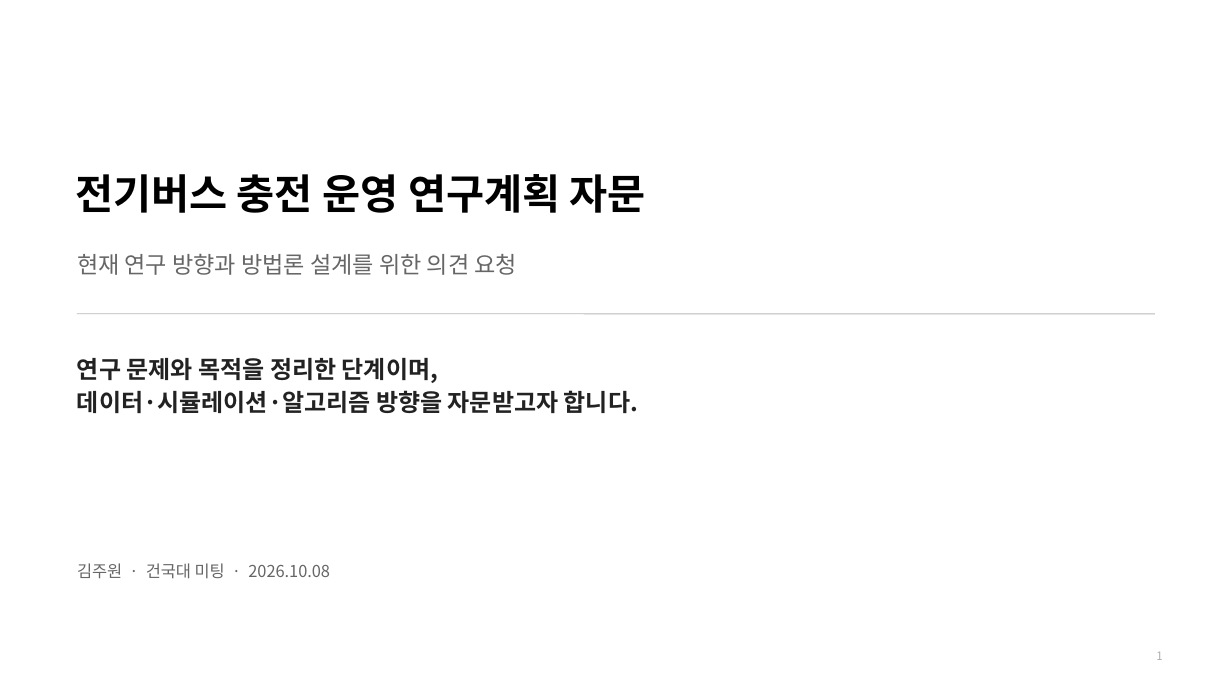
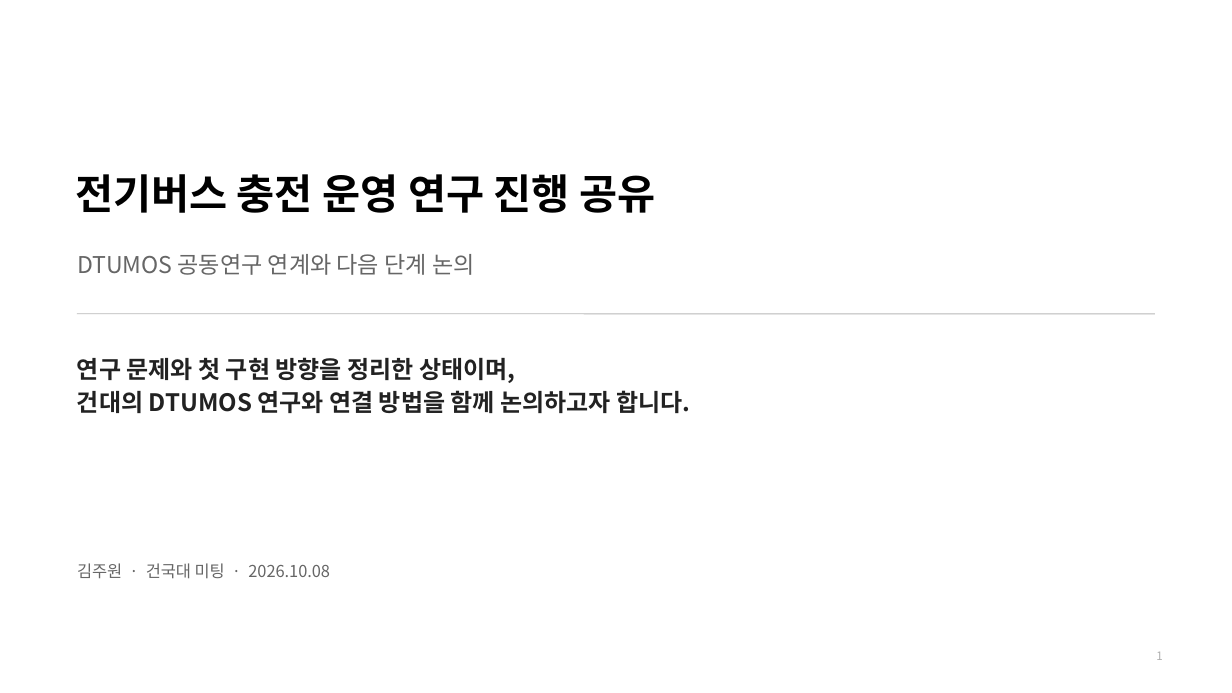
Before and after one commit to jujuwon7/presentation, a slide deck: slide 1 of 전기버스_충전운영_건국대미팅_2026-10-08.pptx. Drawn at 1232x693 pixels with LibreOffice and Linux fonts; fonts in the diff are those of the drawing. Boxes give left, top, right and bottom in pixels: in the first picture for what was removed or moved away, otherwise in the second. Text is boxed around its words. In the diff, an @@ line names an element or a change of style, - is before the commit and + after.

Commit message:
건국대 공동연구 논의용 발표자료와 대본 수정

```diff
--- a/전기버스_충전운영_건국대미팅_2026-10-08.pptx
+++ b/전기버스_충전운영_건국대미팅_2026-10-08.pptx
@@ text at (x1=75, y1=174, x2=655, y2=213): text changed @@
-전기버스 충전 운영 연구계획 자문
+전기버스 충전 운영 연구 진행 공유
@@ text at (x1=77, y1=254, x2=475, y2=275): text changed @@
-현재 연구 방향과 방법론 설계를 위한 의견 요청
+DTUMOS 공동연구 연계와 다음 단계 논의
@@ text at (x1=77, y1=357, x2=690, y2=413): text changed @@
-연구 문제와 목적을 정리한 단계이며,
-데이터·시뮬레이션·알고리즘 방향을 자문받고자 합니다.
+연구 문제와 첫 구현 방향을 정리한 상태이며,
+건대의 DTUMOS 연구와 연결 방법을 함께 논의하고자 합니다.
```
Also in this commit, not shown: 2 other slides changed, 1 other file.
